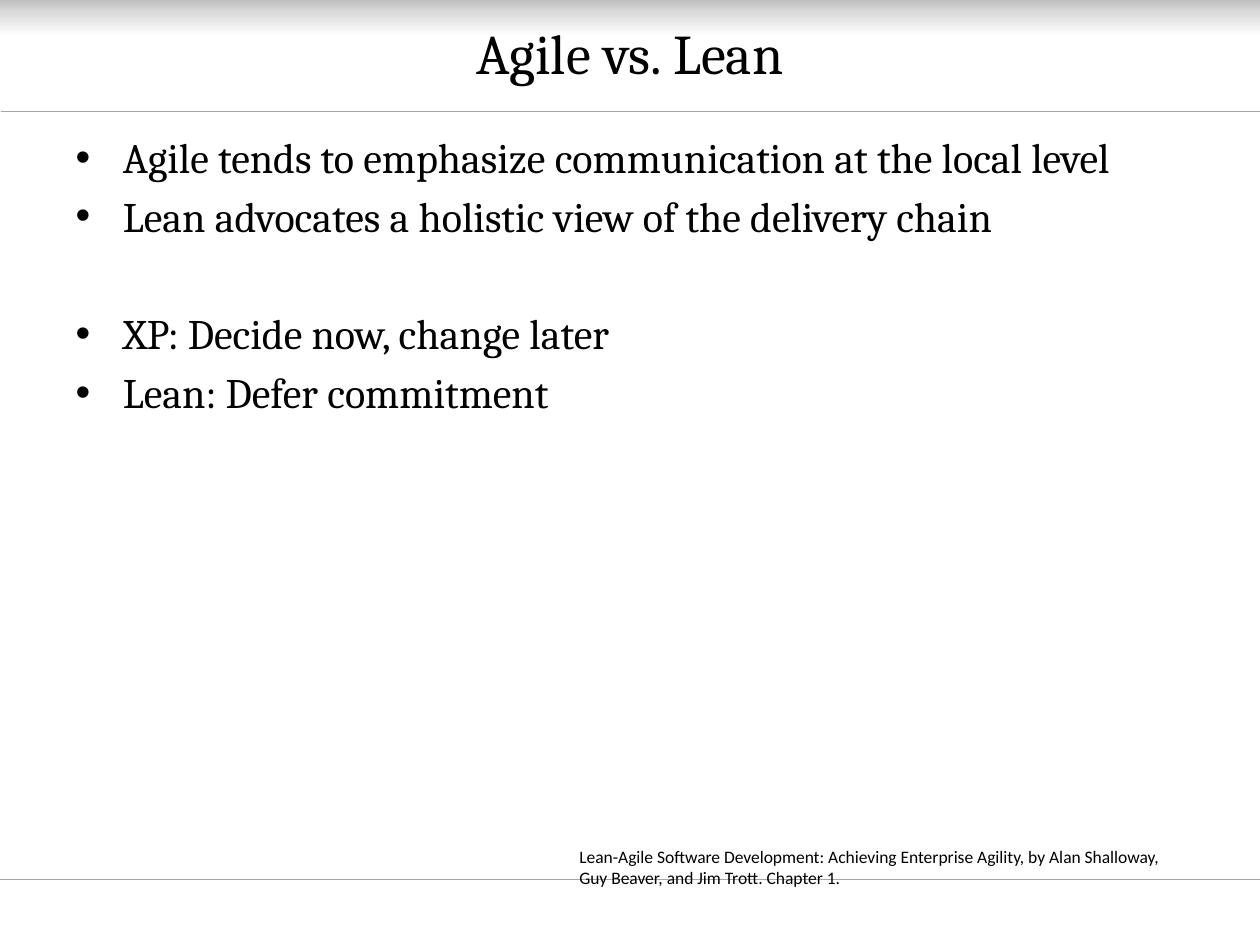
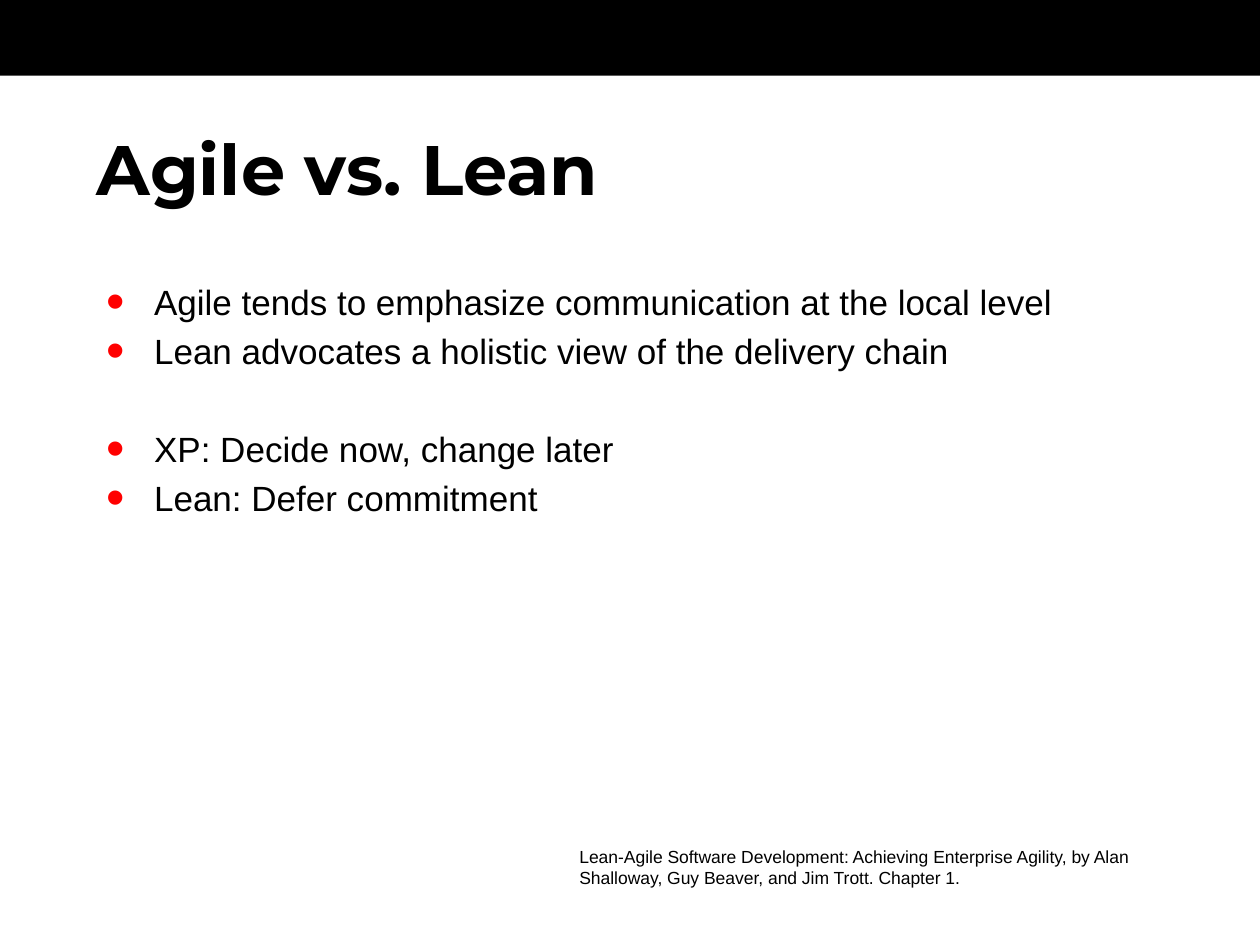
Before and after one commit to oerich/EDA397, a slide deck: slide 20 of Slides/src/agile-dev-processes-nnn-lean.pptx. Drawn at 1260x945 pixels with LibreOffice and Linux fonts; fonts in the diff are those of the drawing; background and template pictures are left out. Boxes give left, top, right and bottom in pixels: in the first picture for what was removed or moved away, otherwise in the second. Text is boxed around its words. In the diff, an @@ line names an element or a change of style, - is before the commit and + after.

Commit message:
Decision for template and one of the lean slide decks

```diff
--- a/Slides/src/agile-dev-processes-nnn-lean.pptx
+++ b/Slides/src/agile-dev-processes-nnn-lean.pptx
@@ rectangle: place and size @@
-rectangle at (0,0,1260,37)
+rectangle at (0,0,1260,76)
@@ rectangle at (0,0,1260,76): fill gradient #BFBFBF to #D9D9D9 to #FFFFFF to #000000 @@
@@ line removed from (0, 112) to (1260, 112) @@
@@ title "Agile vs. Lean": place and size @@
-title "Agile vs. Lean" at (476,35,783,87)
+title "Agile vs. Lean" at (97,140,598,209)
@@ title "Agile vs. Lean" at (97,140,598,209): size 32 to 40 pt, font Cambria to Montserrat, bold on; alignment centre to left @@
@@ text "Agile tends to emphasize communication ...": place and size @@
-text "Agile tends to emphasize communication ..." at (123,143,1109,409)
+text "Agile tends to emphasize communication ..." at (154,289,1052,512)
@@ text "Agile tends to emphasize communication ..." at (154,289,1052,512): size 24 to 20 pt, font Cambria to Arial @@
@@ text "Lean-Agile Software Development: Achieving Enterprise ..." at (579,850,1129,888): font Calibri to Arial @@
@@ line removed from (0, 879) to (1260, 879) @@
```
Also in this commit, not shown: 19 other slides changed, 2 slides added, 2 slides removed.
